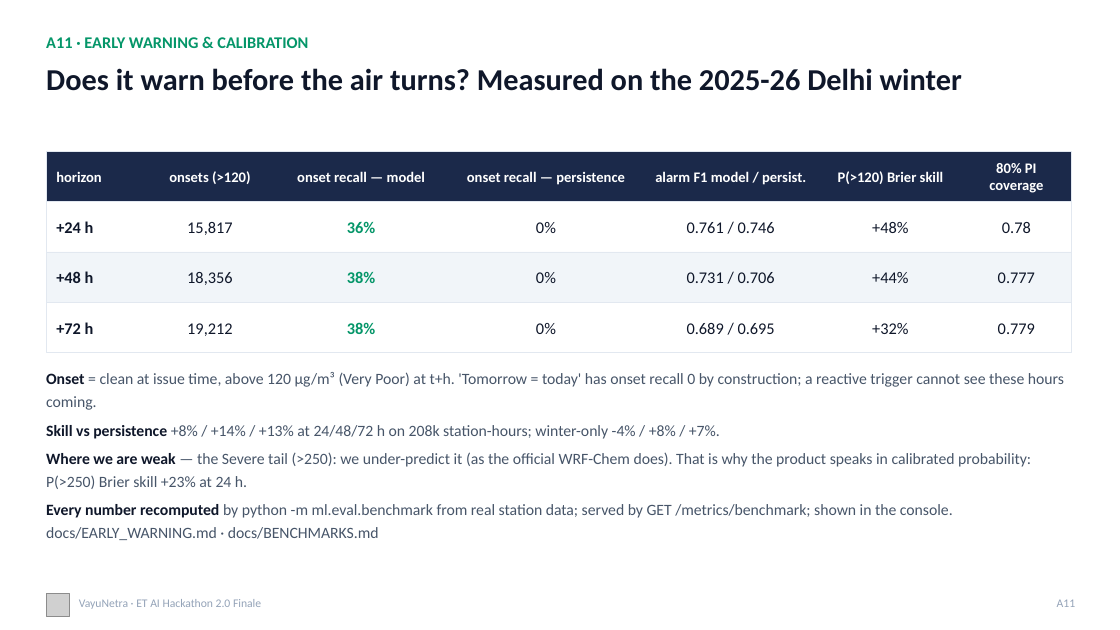
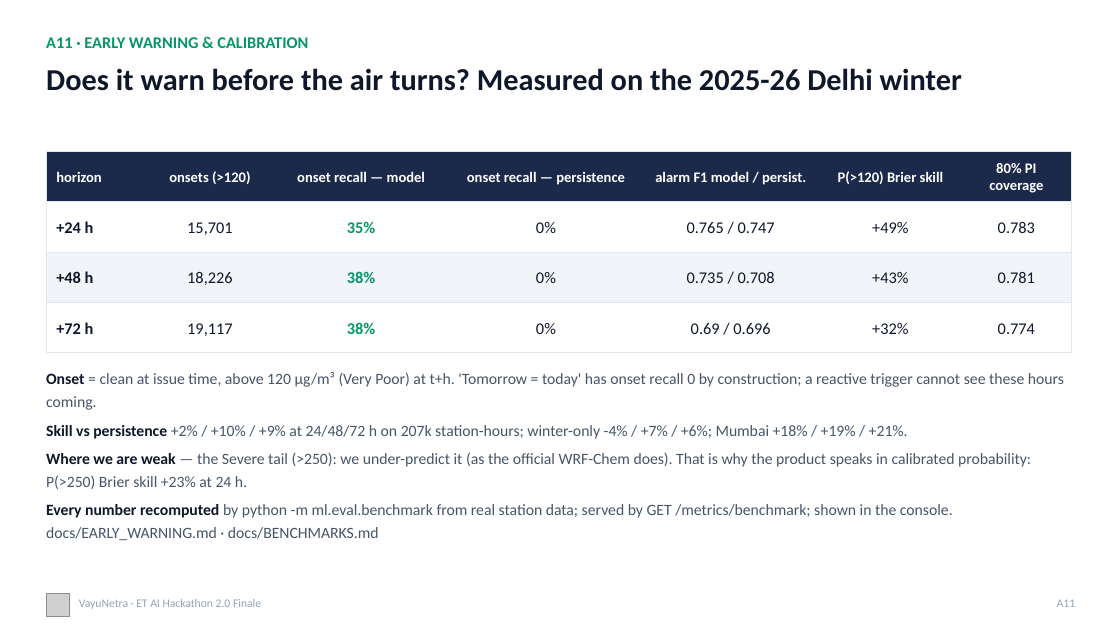
Before and after one commit to omkarrr88/VayuNetra, a slide deck: slide 19 of docs/VayuNetra_Pitch.pptx. Drawn at 1120x630 pixels with LibreOffice and Linux fonts; fonts in the diff are those of the drawing; grey boxes stand for pictures. Boxes give left, top, right and bottom in pixels: in the first picture for what was removed or moved away, otherwise in the second. Text is boxed around its words. In the diff, an @@ line names an element or a change of style, - is before the commit and + after.

```diff
--- a/docs/VayuNetra_Pitch.pptx
+++ b/docs/VayuNetra_Pitch.pptx
@@ text at [187, 222, 232, 235]: text changed @@
-15,817
+15,701
@@ text at [347, 221, 375, 233]: text changed @@
-36%
+35%
@@ text at [687, 222, 775, 233]: text changed @@
-0.761 / 0.746
+0.765 / 0.747
@@ text at [872, 222, 908, 233]: text changed @@
-+48%
++49%
@@ text at [998, 222, 1035, 233]: text changed @@
-0.78
+0.783
@@ text at [187, 272, 232, 285]: text changed @@
-18,356
+18,226
@@ text at [687, 272, 775, 283]: text changed @@
-0.731 / 0.706
+0.735 / 0.708
@@ text at [872, 272, 908, 283]: text changed @@
-+44%
++43%
@@ text at [998, 272, 1035, 283]: text changed @@
-0.777
+0.781
@@ text at [187, 323, 232, 336]: text changed @@
-19,212
+19,117
@@ text at [691, 323, 770, 334]: text changed @@
-0.689 / 0.695
+0.69 / 0.696
@@ text at [998, 323, 1035, 334]: text changed @@
-0.779
+0.774
@@ text at [46, 425, 908, 439]: text changed @@
-Skill vs persistence +8% / +14% / +13% at 24/48/72 h on 208k station-hours; winter-only -4% / +8% / +7%.
+Skill vs persistence +2% / +10% / +9% at 24/48/72 h on 207k station-hours; winter-only -4% / +7% / +6%; Mumbai +18% / +19% / +21%.
```
Also in this commit, not shown: 2 other slides changed, 21 other files.
